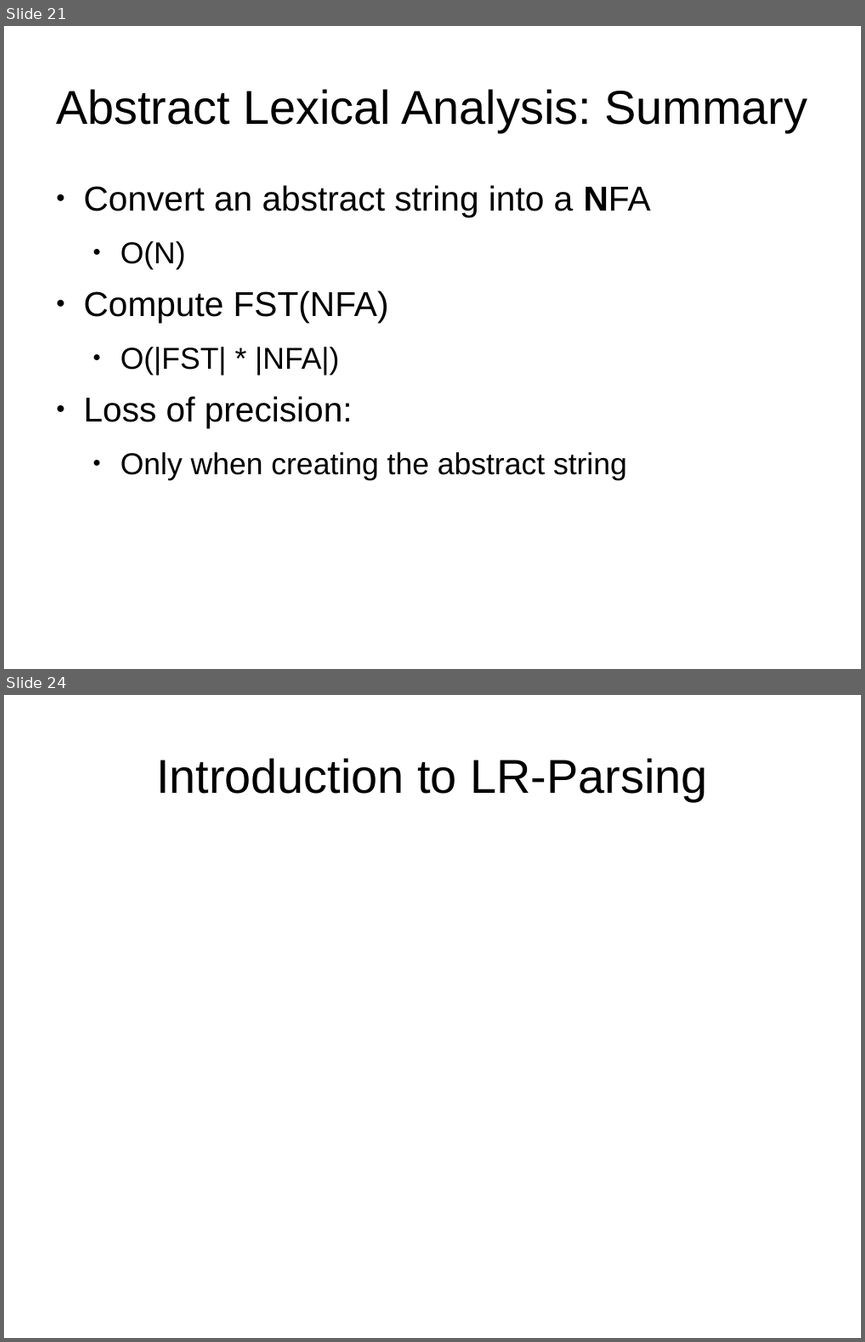
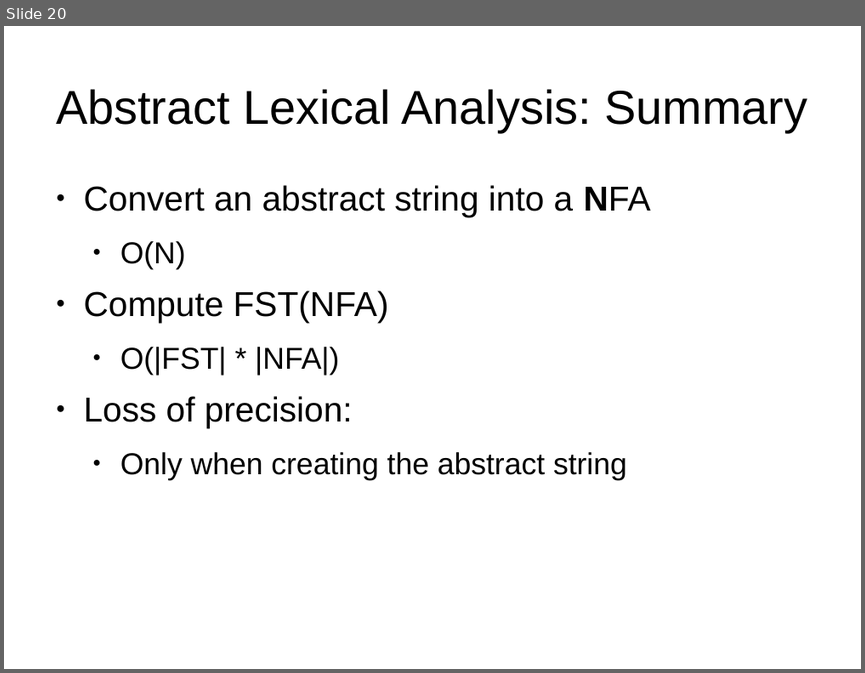
Before and after one commit to abreslav-from-google-code/abreslav, a slide deck: work/PL_Seminar/breslav_abstract_parsing.odp. Shown one above the other, each under a label of ours: slides 21 and 24 before the commit, slide 20 after it; the slides between them are not shown. The pictures are 865x1342 and 865x673 pixels, drawn with LibreOffice and Linux fonts; fonts in the diff are those of the drawing. Boxes give left, top, right and bottom in pixels: in the first picture for what was removed or moved away, otherwise in the second. Text is boxed around its words. In the diff, an @@ line names an element or a change of style, - is before the commit and + after.

Commit message:
parsing examples pending

```diff
--- a/work/PL_Seminar/breslav_abstract_parsing.odp
+++ b/work/PL_Seminar/breslav_abstract_parsing.odp
@@ slide 24 removed at box(4, 695, 861, 1338), background #FFFFFF @@
@@ title removed at box(156, 758, 707, 801) @@
-Introduction to LR-Parsing
@@ what was slide 21 is now slide 20 @@
```
Also in this commit, not shown: 14 slides changed, 14 slides added, 1 other slide removed.
